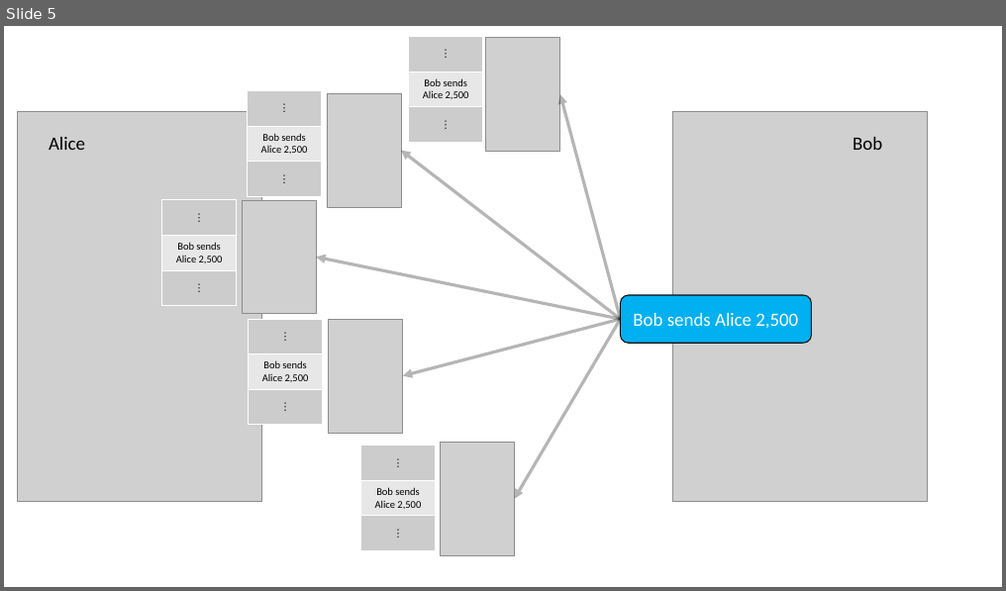
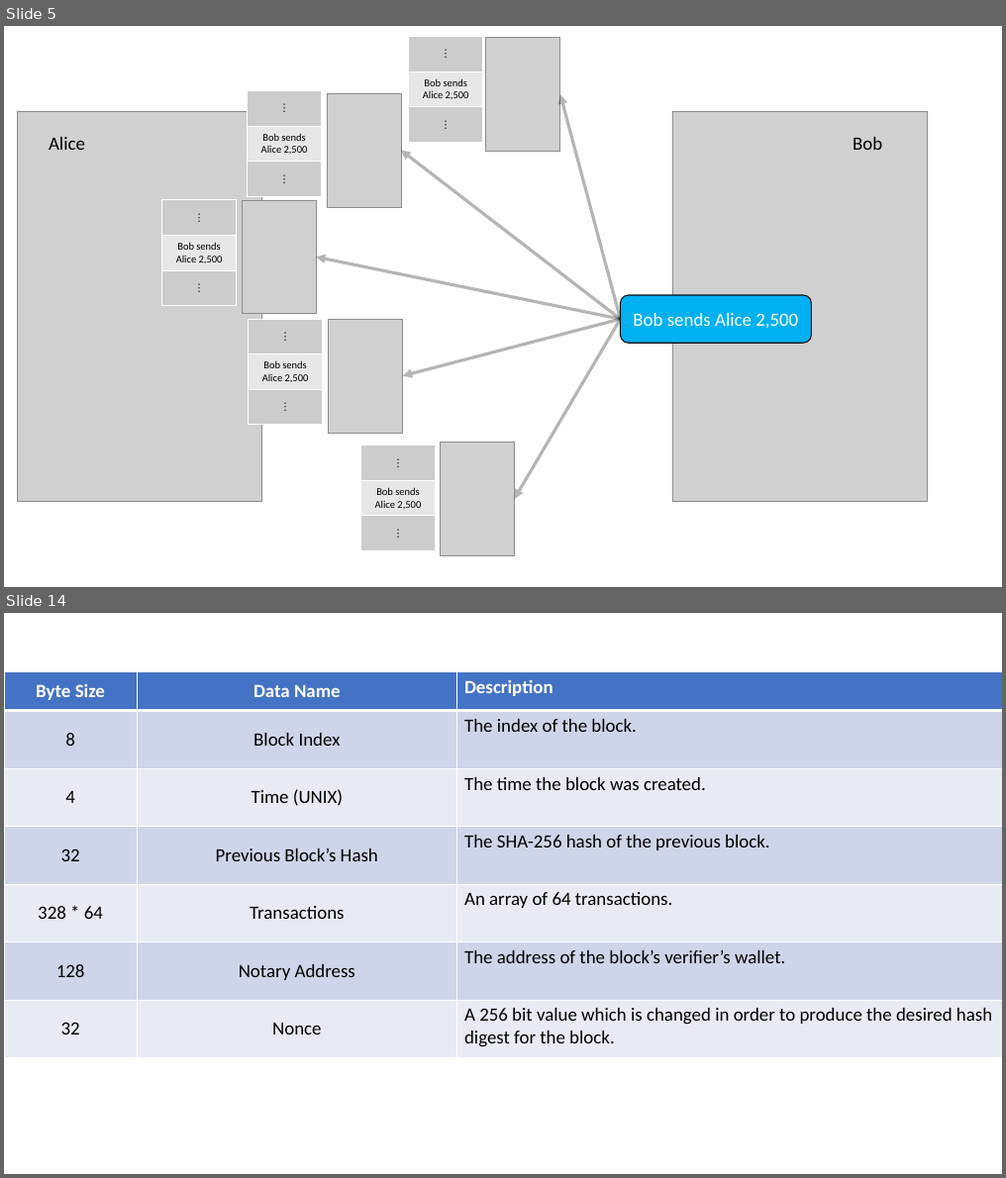
Before and after one commit to Michael-K-Stein/GreenCoin, a slide deck: Thesis/Images/Graphics.pptx. Shown one above the other, each under a label of ours: slide 5 before the commit, slides 5 and 14 after it; the slides between them are not shown. The pictures are 1006x591 and 1006x1178 pixels, drawn with LibreOffice and Linux fonts; fonts in the diff are those of the drawing; grey boxes stand for pictures. Boxes give left, top, right and bottom in pixels: in the first picture for what was removed or moved away, otherwise in the second. Text is boxed around its words. In the diff, an @@ line names an element or a change of style, - is before the commit and + after.

```diff
--- a/Thesis/Images/Graphics.pptx
+++ b/Thesis/Images/Graphics.pptx
@@ slide 14 added at box(4, 613, 1002, 1174), background #FFFFFF @@
@@ table added at box(4, 672, 1002, 1059), 7 rows, 3 columns @@
+Byte Size | Data Name | Description
+8 | Block Index | The index of the block.
+4 | Time (UNIX) | The time the block was created.
+32 | Previous Block’s Hash | The SHA-256 hash of the previous block.
+328 * 64 | Transactions | An array of 64 transactions.
+128 | Notary Address | The address of the block’s verifier’s wallet.
+32 | Nonce | A 256 bit value which is changed in order to produce the desired hash digest for the block.
```
Also in this commit, not shown: 9 other slides added, 1 slide removed, 27 other files.
